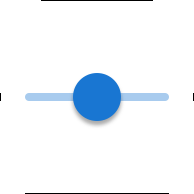
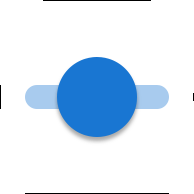
Layered file, before and after one edit (194x194). Changes by layer:
painted on "NPatch-BG" over (0, 0, 153, 109)
painted on "Cursor" (2nd of 2, in "Colored") over (57, 57, 137, 137)
painted on "Rounded Rectangle 1" (2nd of 2, in "Colored") over (25, 85, 169, 109)
